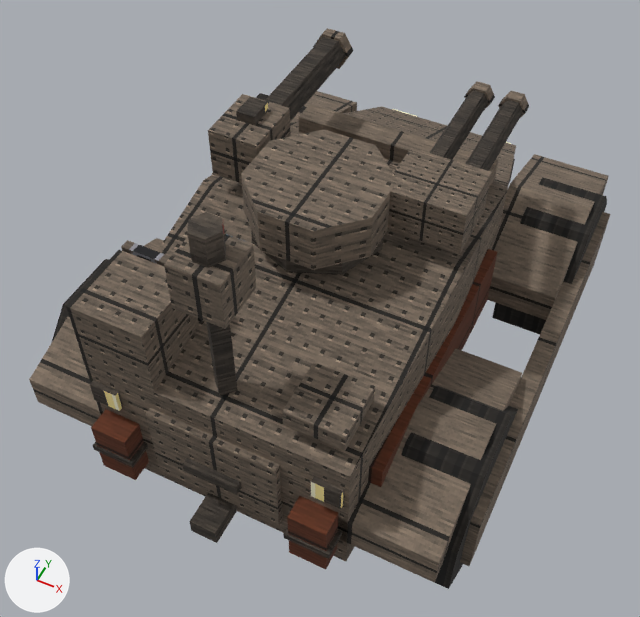
What one commit did to the glTF model art/models/prairie_dog.glb.
Rendered twice from a 50 mm camera at (29.6, -67.0, 90.5) aimed at (0.1, -8.0, 16.7). The axes (+X, +Y, +Z) are drawn at lower left. The lights are the same throughout. The first picture is the older version. Where no turn or scale is listed for an object, it has been applied to the vertices.

Before the edit, the objects in view are built like this:
```python
ob_barrel = bpy.data.objects.new('barrel', me_barrel)
ob_barrel.location = (-10.3, -4.0, 33.0)
ob_barrel_001 = bpy.data.objects.new('barrel.001', me_barrel_001)
ob_barrel_001.location = (10.3, -4.0, 33.0)
ob_barrel_002 = bpy.data.objects.new('barrel.002', me_barrel_002)
ob_barrel_002.location = (10.3, -4.0, 33.0)
ob_brow = bpy.data.objects.new('brow', me_brow)
ob_brow.location = (0.0, 0.0, 0.0)
ob_muzzle = bpy.data.objects.new('muzzle', me_muzzle)
ob_muzzle.location = (-10.3, -4.0, 33.0)
ob_muzzle_001 = bpy.data.objects.new('muzzle.001', me_muzzle_001)
ob_muzzle_001.location = (10.3, -4.0, 33.0)
ob_muzzle_002 = bpy.data.objects.new('muzzle.002', me_muzzle_002)
ob_muzzle_002.location = (10.3, -4.0, 33.0)
ob_receiver = bpy.data.objects.new('receiver', me_receiver)
ob_receiver.location = (-10.3, -4.0, 33.0)
ob_receiver_001 = bpy.data.objects.new('receiver.001', me_receiver_001)
ob_receiver_001.location = (10.3, -4.0, 33.0)
# also in view: 'wheel.001' at (20.0, 18.0, 10.0); 'flank_stripe.001' at (14.8, -10.0, 16.0); 'jerry_can.001' at (11.0, -31.2, 13.5); 'hitch' at (0.0, -32.0, 9.0); 'turret' at (0.0, -8.0, 33.0)
```
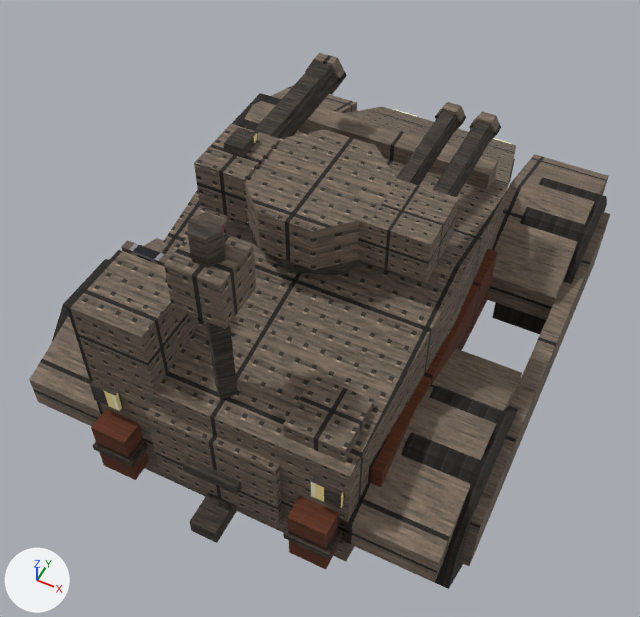
What differs and where, as boxes [x1, y1, x2, y2] in the pictures (640 x 617 px):
```json
{"object": "receiver.001", "change": "moved", "before": [388, 148, 492, 254], "after": [358, 179, 459, 283]}
{"object": "receiver", "change": "moved", "before": [208, 94, 290, 183], "after": [194, 124, 280, 223]}
{"object": "pad", "change": "moved", "before": [282, 362, 375, 451], "after": [283, 376, 374, 462]}
{"object": "barrel", "change": "moved", "before": [264, 37, 346, 121], "after": [253, 62, 339, 139]}
{"object": "barrel.002", "change": "moved", "before": [466, 100, 523, 171], "after": [433, 121, 494, 197]}
{"object": "barrel.001", "change": "moved", "before": [430, 90, 488, 160], "after": [396, 111, 459, 185]}
{"object": "sight", "change": "moved", "before": [236, 97, 268, 126], "after": [224, 128, 257, 158]}
{"object": "muzzle", "change": "moved", "before": [313, 28, 354, 69], "after": [305, 53, 347, 94]}
{"object": "muzzle.002", "change": "moved", "before": [498, 91, 529, 119], "after": [469, 111, 501, 140]}
{"object": "muzzle.001", "change": "moved", "before": [464, 81, 495, 110], "after": [435, 102, 466, 132]}
```

Edits to the scene script, one JSON object a line:
```json
{"op": "set", "path": "ob_barrel.location", "old": "(-10.3, -4.0, 33.0)", "new": "(-8.8, -9.0, 33.0)"}
{"op": "set", "path": "ob_barrel_001.location", "old": "(10.3, -4.0, 33.0)", "new": "(8.8, -9.0, 33.0)"}
{"op": "set", "path": "ob_barrel_002.location", "old": "(10.3, -4.0, 33.0)", "new": "(8.8, -9.0, 33.0)"}
{"op": "set", "path": "ob_muzzle_001.location", "old": "(10.3, -4.0, 33.0)", "new": "(8.8, -9.0, 33.0)"}
{"op": "set", "path": "ob_muzzle_002.location", "old": "(10.3, -4.0, 33.0)", "new": "(8.8, -9.0, 33.0)"}
{"op": "set", "path": "ob_receiver_001.location", "old": "(10.3, -4.0, 33.0)", "new": "(8.8, -9.0, 33.0)"}
{"op": "set", "path": "ob_muzzle.location", "old": "(-10.3, -4.0, 33.0)", "new": "(-8.8, -9.0, 33.0)"}
{"op": "set", "path": "ob_pad.location", "old": "(10.0, -26.0, 28.0)", "new": "(10.0, -26.0, 26.0)"}
{"op": "set", "path": "ob_receiver.location", "old": "(-10.3, -4.0, 33.0)", "new": "(-8.8, -9.0, 33.0)"}
{"op": "set", "path": "ob_sight.location", "old": "(-10.3, -4.0, 33.0)", "new": "(-8.8, -9.0, 33.0)"}
```
